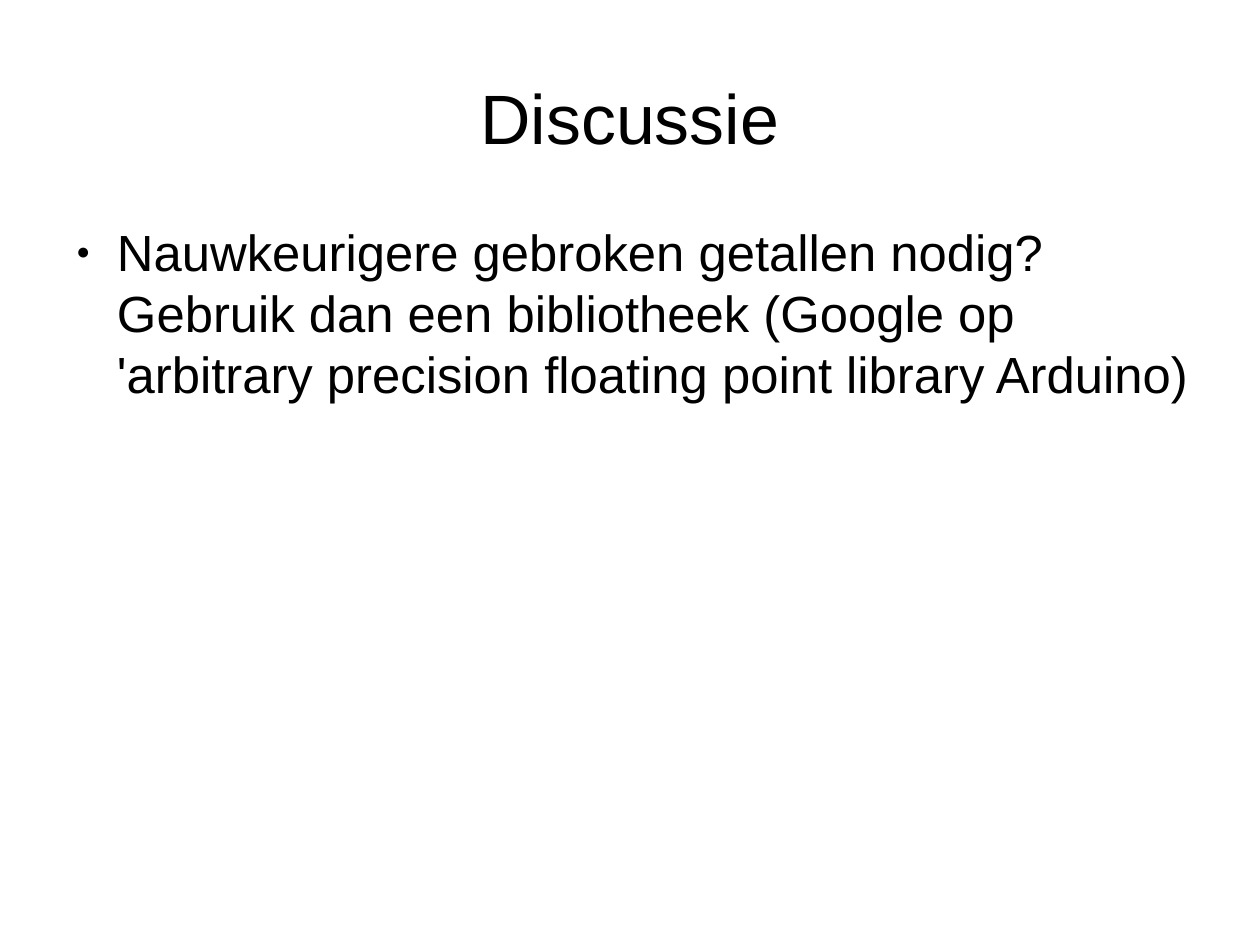
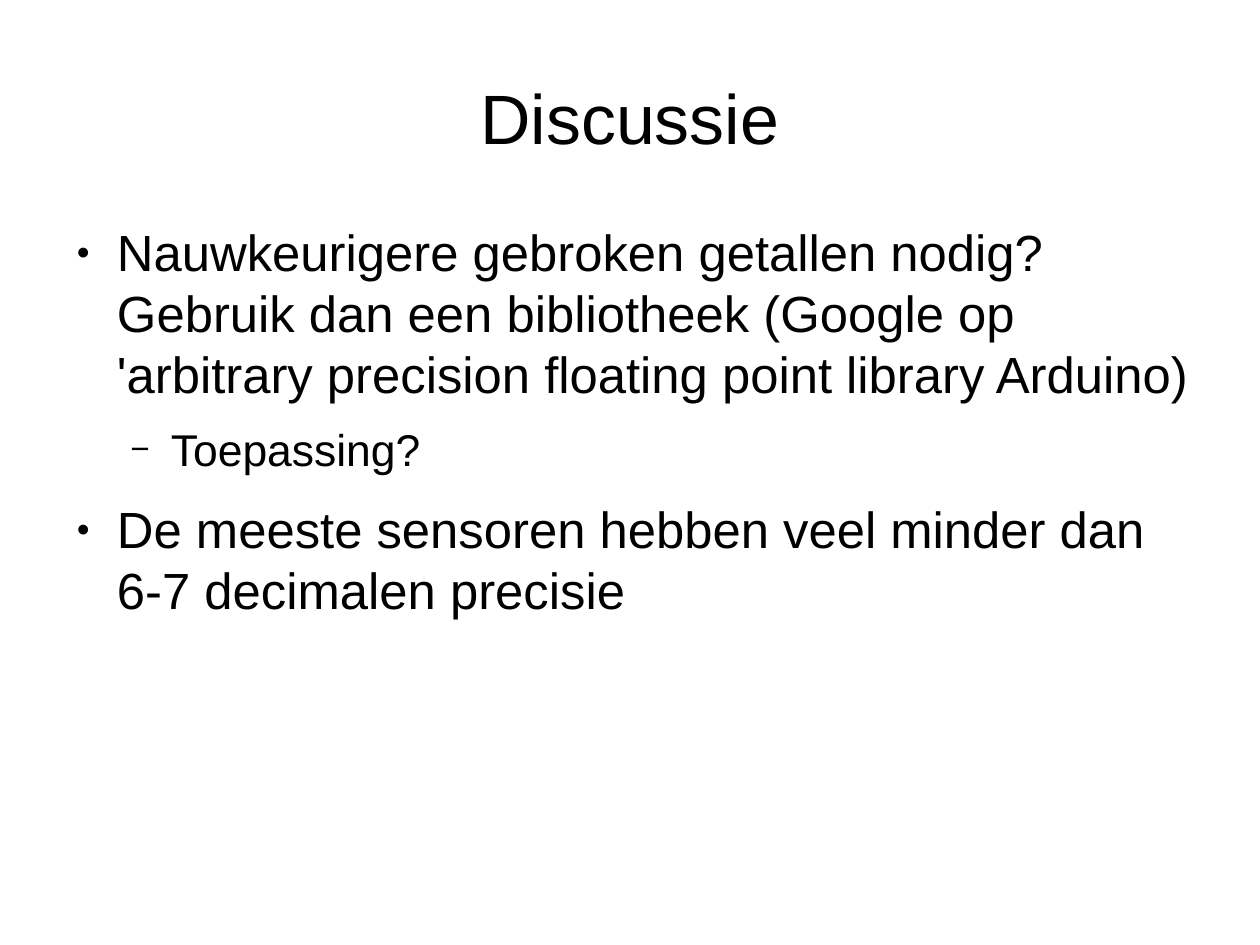
Before and after one commit to djog/arduino_cursus, a slide deck: slide 25 of Raw/DataTypesVanGetallenEnSnelheid.odp (slide 26 before the commit). Drawn at 1260x945 pixels with LibreOffice and Linux fonts; fonts in the diff are those of the drawing. Boxes give left, top, right and bottom in pixels: in the first picture for what was removed or moved away, otherwise in the second. Text is boxed around its words. In the diff, an @@ line names an element or a change of style, - is before the commit and + after.

```diff
--- a/Raw/DataTypesVanGetallenEnSnelheid.odp
+++ b/Raw/DataTypesVanGetallenEnSnelheid.odp
@@ text at (117, 433, 1145, 620): paragraphs added @@
+  − Toepassing?
+● De meeste sensoren hebben veel minder dan 6-7 decimalen precisie
```
Also in this commit, not shown: 7 other slides changed, 2 slides added, 2 slides removed, 15 other files.
